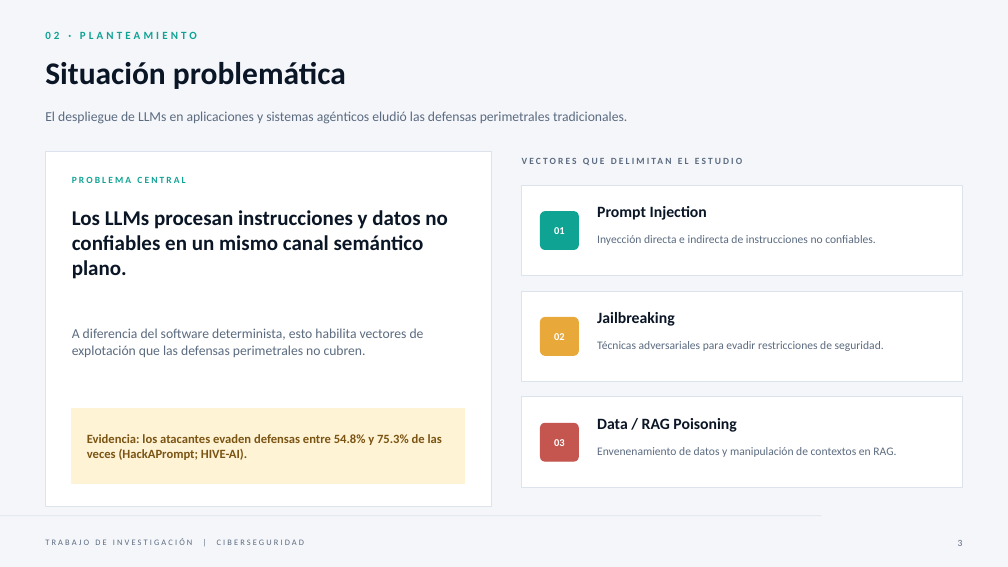
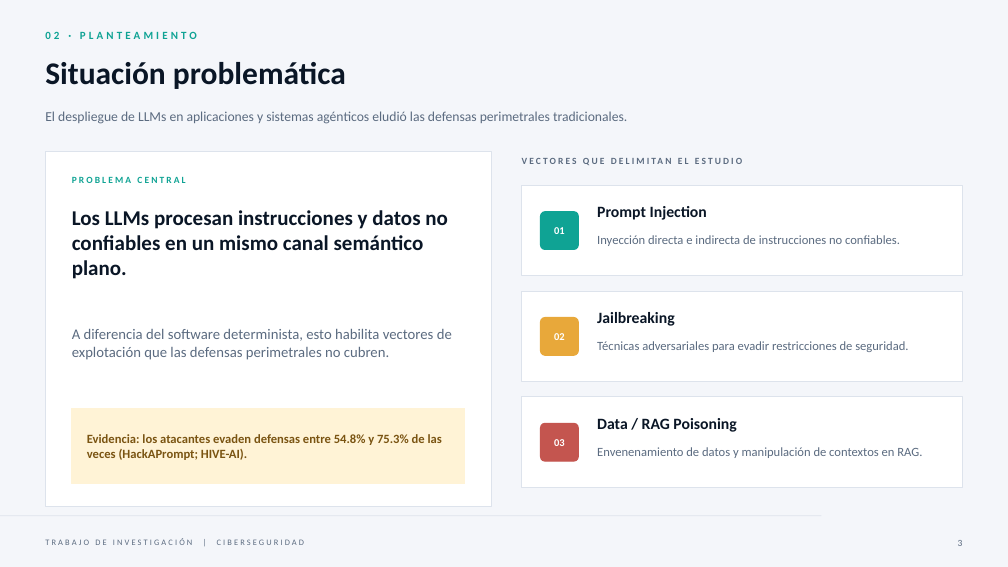
Before and after one commit to TeVerde29/trabajo-investigacion, a slide deck: slide 3 of MATRIZ_DELI_RICRA_FIGUEROA_PEDRO_GIOVANNI.pptx. Drawn at 1008x567 pixels with LibreOffice and Linux fonts; fonts in the diff are those of the drawing. Boxes give left, top, right and bottom in pixels: in the first picture for what was removed or moved away, otherwise in the second. Text is boxed around its words. In the diff, an @@ line names an element or a change of style, - is before the commit and + after.

```diff
--- a/MATRIZ_DELI_RICRA_FIGUEROA_PEDRO_GIOVANNI.pptx
+++ b/MATRIZ_DELI_RICRA_FIGUEROA_PEDRO_GIOVANNI.pptx
@@ text "A diferencia del software determinista, ..." at [72,329,452,360]: size 13 to 14 pt @@
@@ size 11 to 12 pt in 3 elements at [597,235,900,246], [597,341,908,352], [597,447,922,458] @@
```
Also in this commit, not shown: 2 other slides changed, 1 slide added, 1 slide removed, 4 other files.
